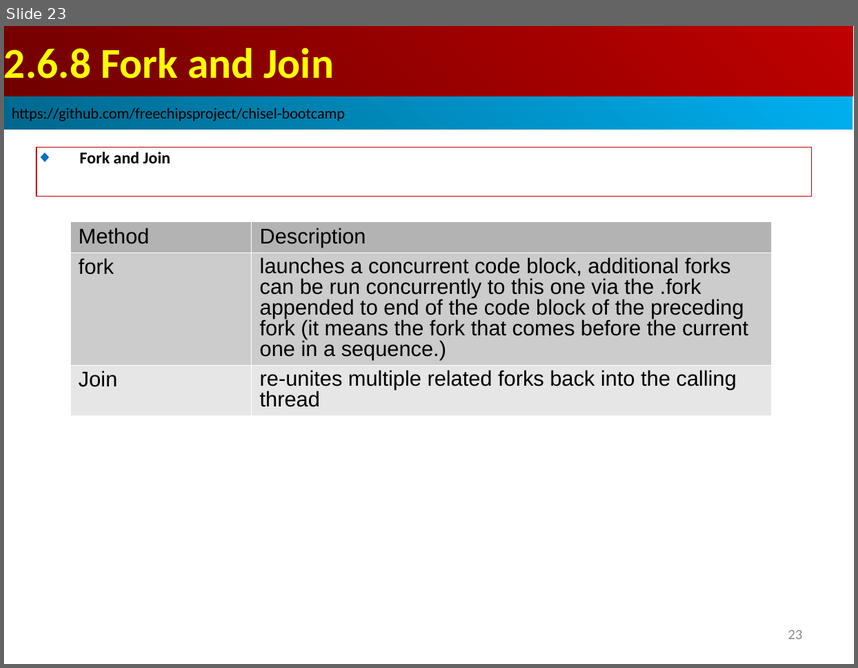
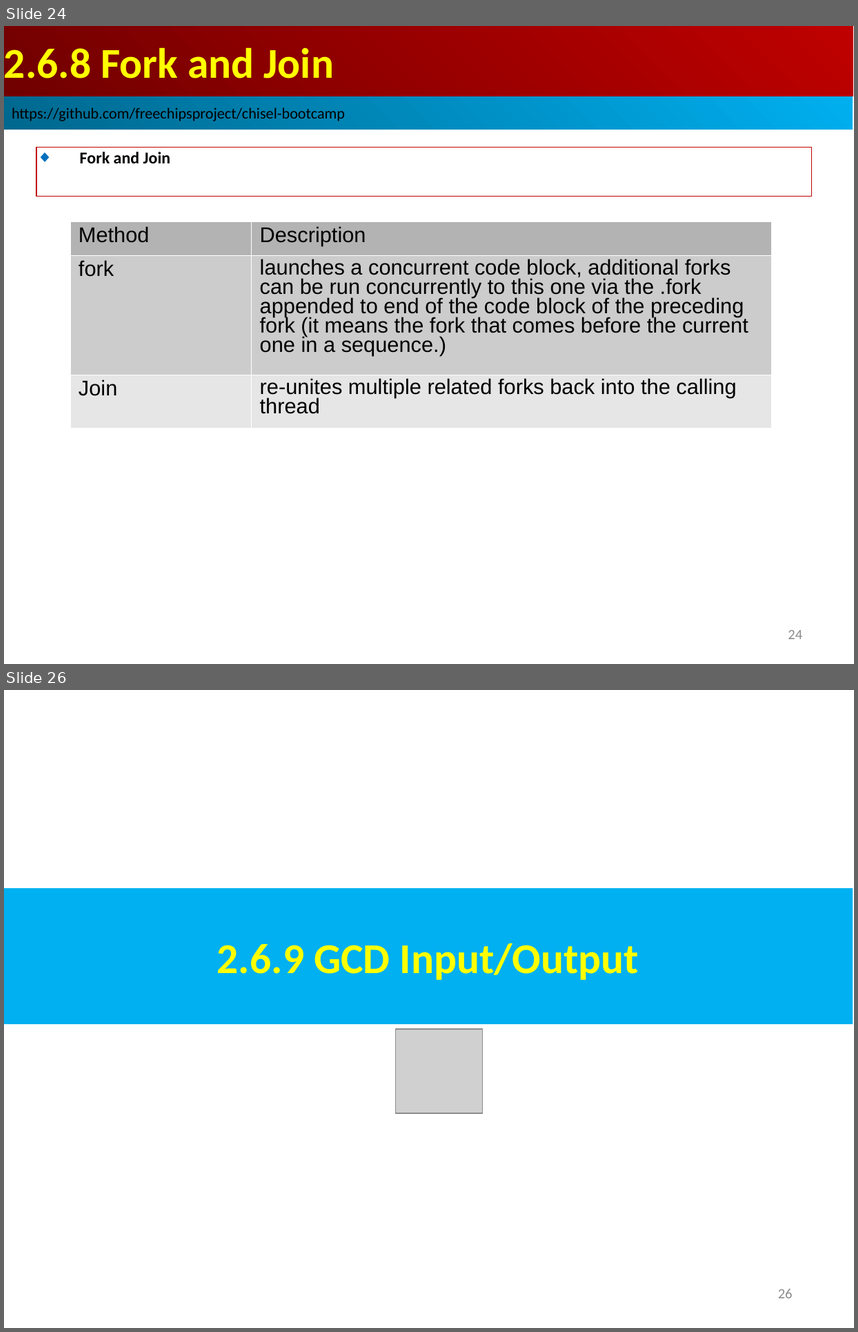
Before and after one commit to peterhchen/AIU_CS800_Chisel, a slide deck: 300_UCB_BC/002.6_Test/000_Video/002.6_Test.ppt. Shown one above the other, each under a label of ours: slide 23 before the commit, slides 24 and 26 after it; the slides between them are not shown. The pictures are 858x668 and 858x1332 pixels, drawn with LibreOffice and Linux fonts; fonts in the diff are those of the drawing; grey boxes stand for pictures. Boxes give left, top, right and bottom in pixels: in the first picture for what was removed or moved away, otherwise in the second. Text is boxed around its words. In the diff, an @@ line names an element or a change of style, - is before the commit and + after.

```diff
--- a/300_UCB_BC/002.6_Test/000_Video/002.6_Test.ppt
+++ b/300_UCB_BC/002.6_Test/000_Video/002.6_Test.ppt
@@ slide 26 added at <box>4,690,854,1328</box>, background #FFFFFF @@
@@ rectangle added at <box>4,888,853,1024</box>, fill #00B0F0, 36 pt, text #FFFF00, bold @@
+2.6.9 GCD Input/Output
@@ picture added at <box>396,1029,483,1114</box> @@
@@ page number added at <box>778,1288,793,1298</box>, 12 pt, text #8B8B8B @@
+26
@@ what was slide 23 is now slide 24 @@
@@ slide 24 changed as well @@
@@ table at <box>70,221,771,428</box> @@
@@ line spacing 0.93 to 0.87 @@
@@ line spacing 0.87 to 0.81 @@
@@ page number at <box>788,630,802,639</box>: text changed @@
-23
+24
```
Also in this commit, not shown: 9 other slides changed, 8 other slides added.
